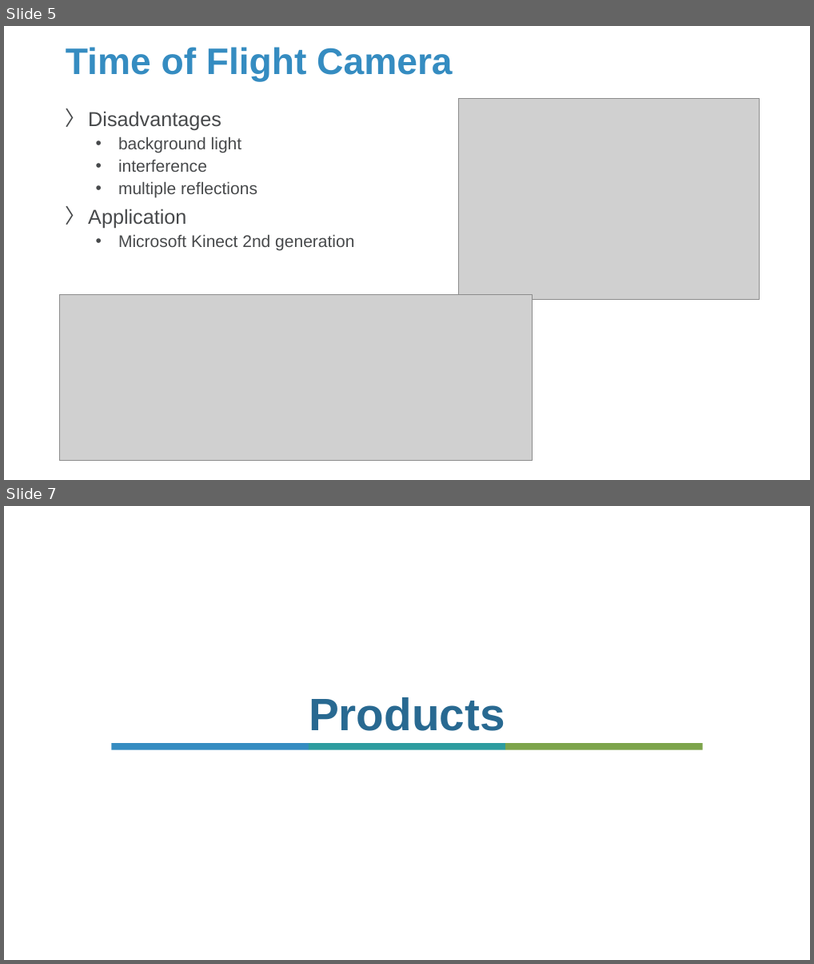
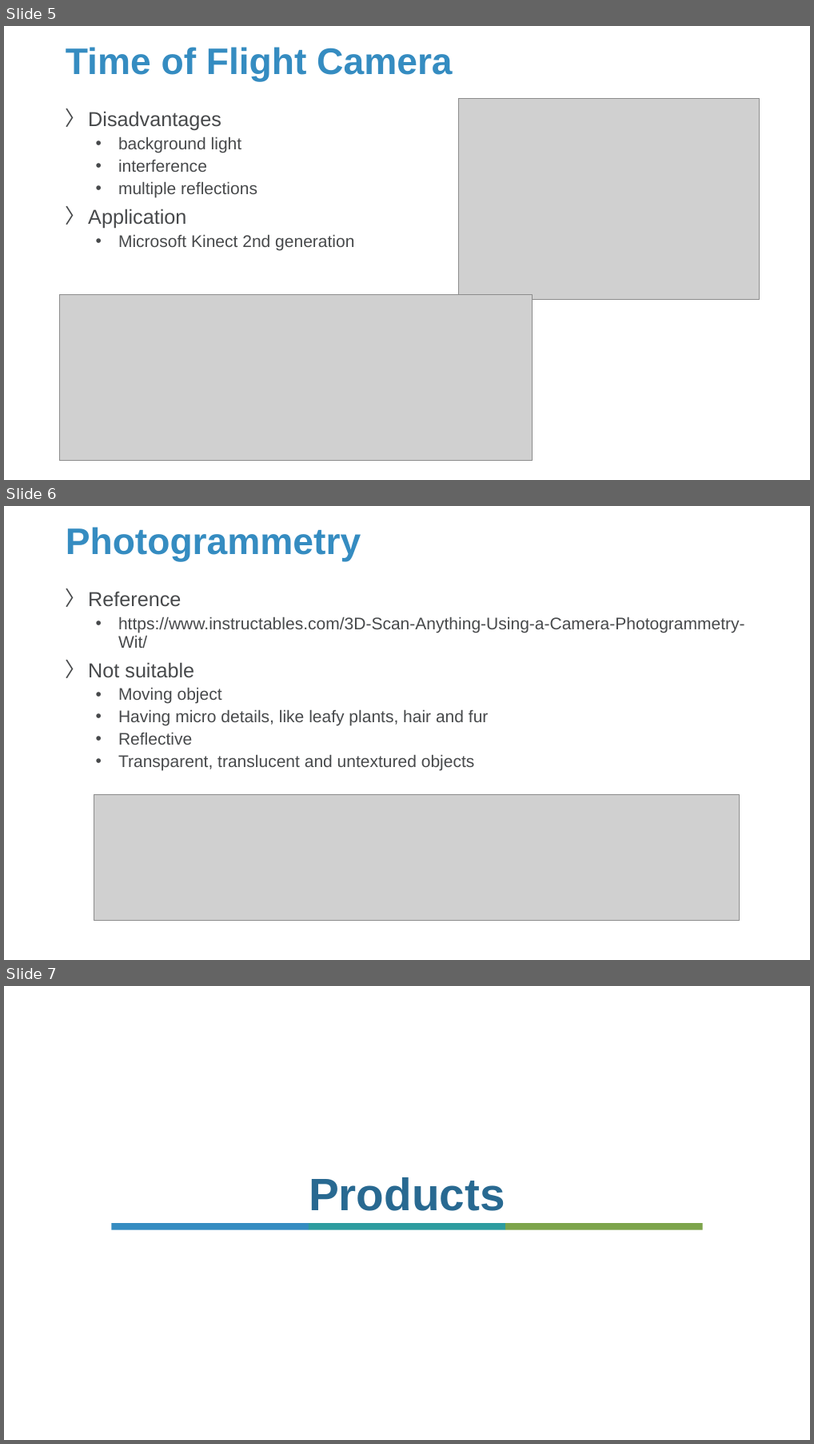
Before and after one commit to Sparks-Lu/TechNotes, a slide deck: 3D/3D-Scanning-Notes.pptx. Shown one above the other, each under a label of ours: slides 5 and 7 before the commit, slides 5, 6 and 7 after it; the slides between them are not shown. The pictures are 814x964 and 814x1444 pixels, drawn with LibreOffice and Linux fonts; fonts in the diff are those of the drawing; grey boxes stand for pictures; background and template pictures are left out. Boxes give left, top, right and bottom in pixels: in the first picture for what was removed or moved away, otherwise in the second. Text is boxed around its words. In the diff, an @@ line names an element or a change of style, - is before the commit and + after.

```diff
--- a/3D/3D-Scanning-Notes.pptx
+++ b/3D/3D-Scanning-Notes.pptx
@@ slide 6 added at bbox=[4, 506, 810, 960], background picture (left out) @@
@@ title added at bbox=[66, 527, 361, 562], 44 pt, text #358CC1, bold @@
+Photogrammetry
@@ text added at bbox=[88, 592, 746, 771], 20 pt, text #47494B @@
+〉 Reference
+  • https://www.instructables.com/3D-Scan-Anything-Using-a-Camera-Photogrammetry-Wit/
+〉 Not suitable
+  • Moving object
+  • Having micro details, like leafy plants, hair and fur
+  • Reflective
+  • Transparent, translucent and untextured objects
@@ picture added at bbox=[94, 794, 740, 920] @@
```
Also in this commit, not shown: 1 slide changed, 1 slide removed, 11 other files.
